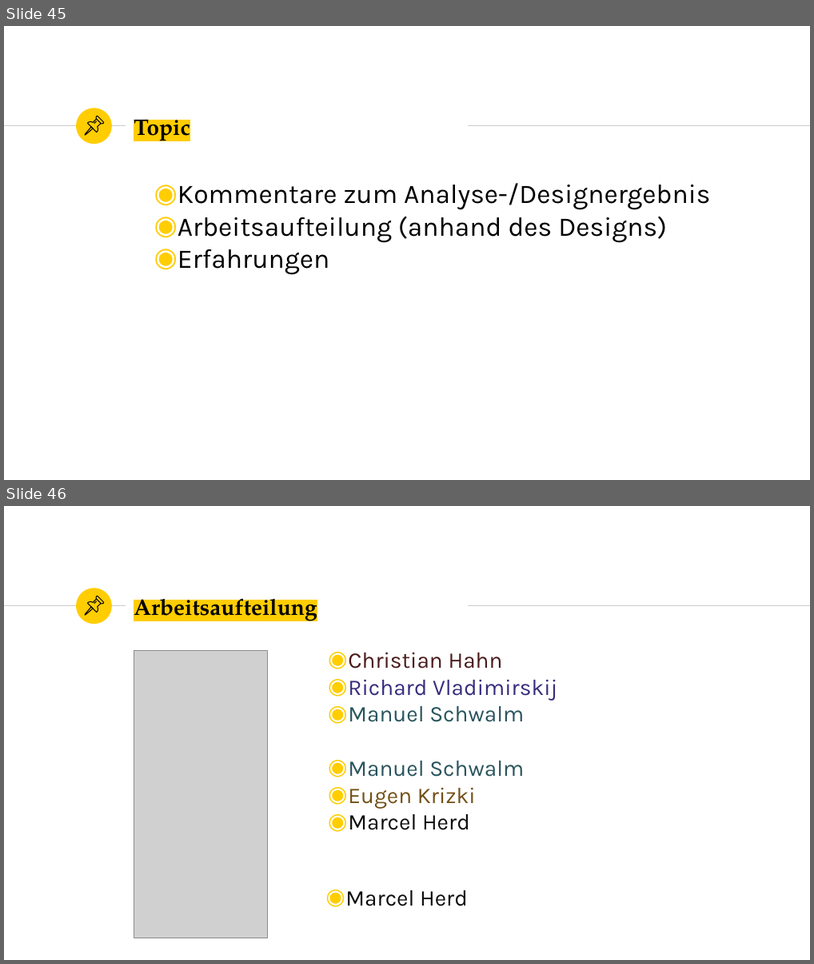
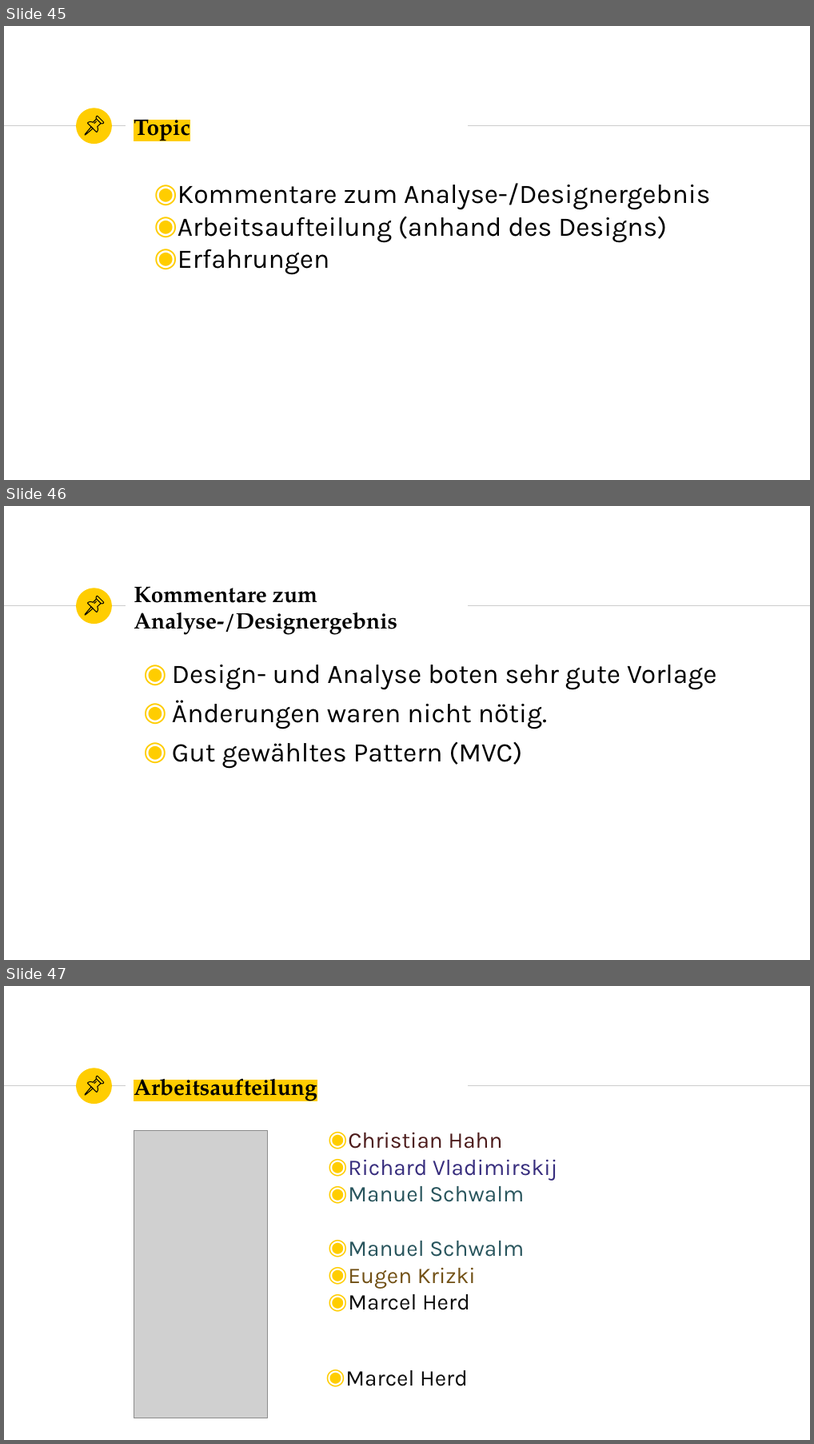
Before and after one commit to marcelherd/OOT-Projekt, a slide deck: Presentation/Presentation.pptx. Shown one above the other, each under a label of ours: slides 45 and 46 before the commit, slides 45, 46 and 47 after it. The pictures are 814x964 and 814x1444 pixels, drawn with LibreOffice and Linux fonts; fonts in the diff are those of the drawing; grey boxes stand for pictures. Boxes give left, top, right and bottom in pixels: in the first picture for what was removed or moved away, otherwise in the second. Text is boxed around its words. In the diff, an @@ line names an element or a change of style, - is before the commit and + after.

```diff
--- a/Presentation/Presentation.pptx
+++ b/Presentation/Presentation.pptx
@@ slide 46 added at (4, 506, 810, 960), background #FFFFFF; not listed: 3 template elements that a slide beside it also shows @@
@@ group added at (85, 596, 103, 615): 4 freeform shapes @@
@@ title added at (134, 586, 398, 635), 20 pt, text #000000, bold @@
+Kommentare zum Analyse-/Designergebnis
@@ text added at (172, 664, 717, 768), 24 pt, text #000000 @@
+◉ Design- und Analyse boten sehr gute Vorlage
+◉ Änderungen waren nicht nötig.
+◉ Gut gewähltes Pattern (MVC)
@@ what was slide 46 is now slide 47 @@
```
Also in this commit, not shown: 8 other slides added.
